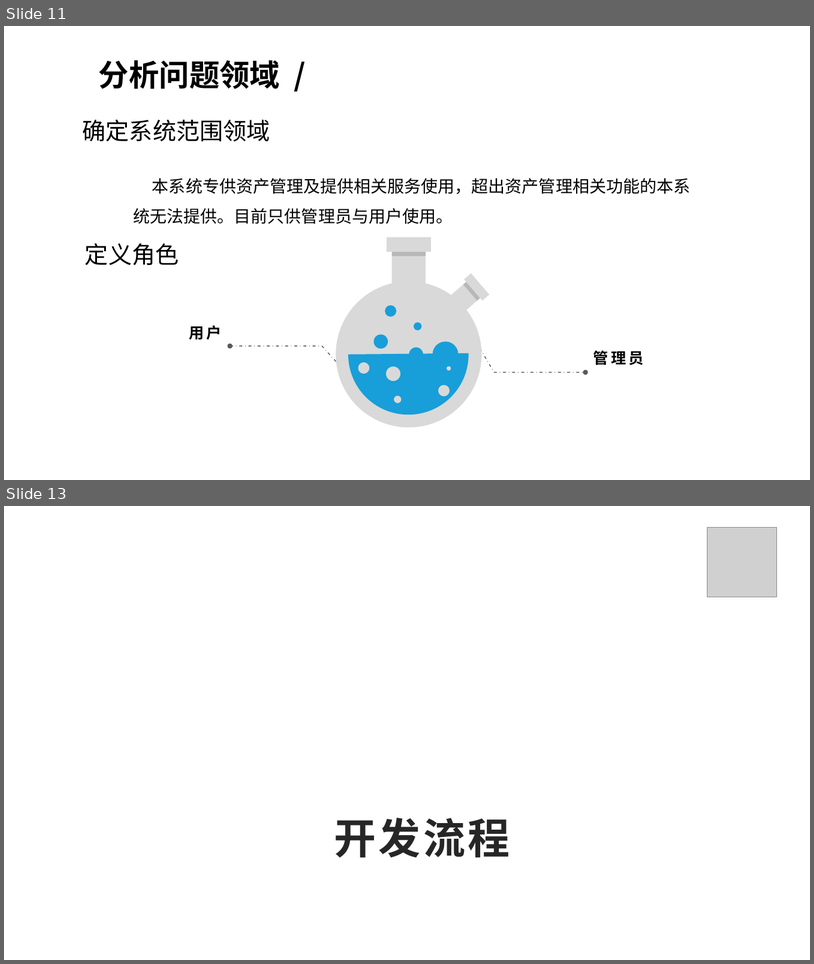
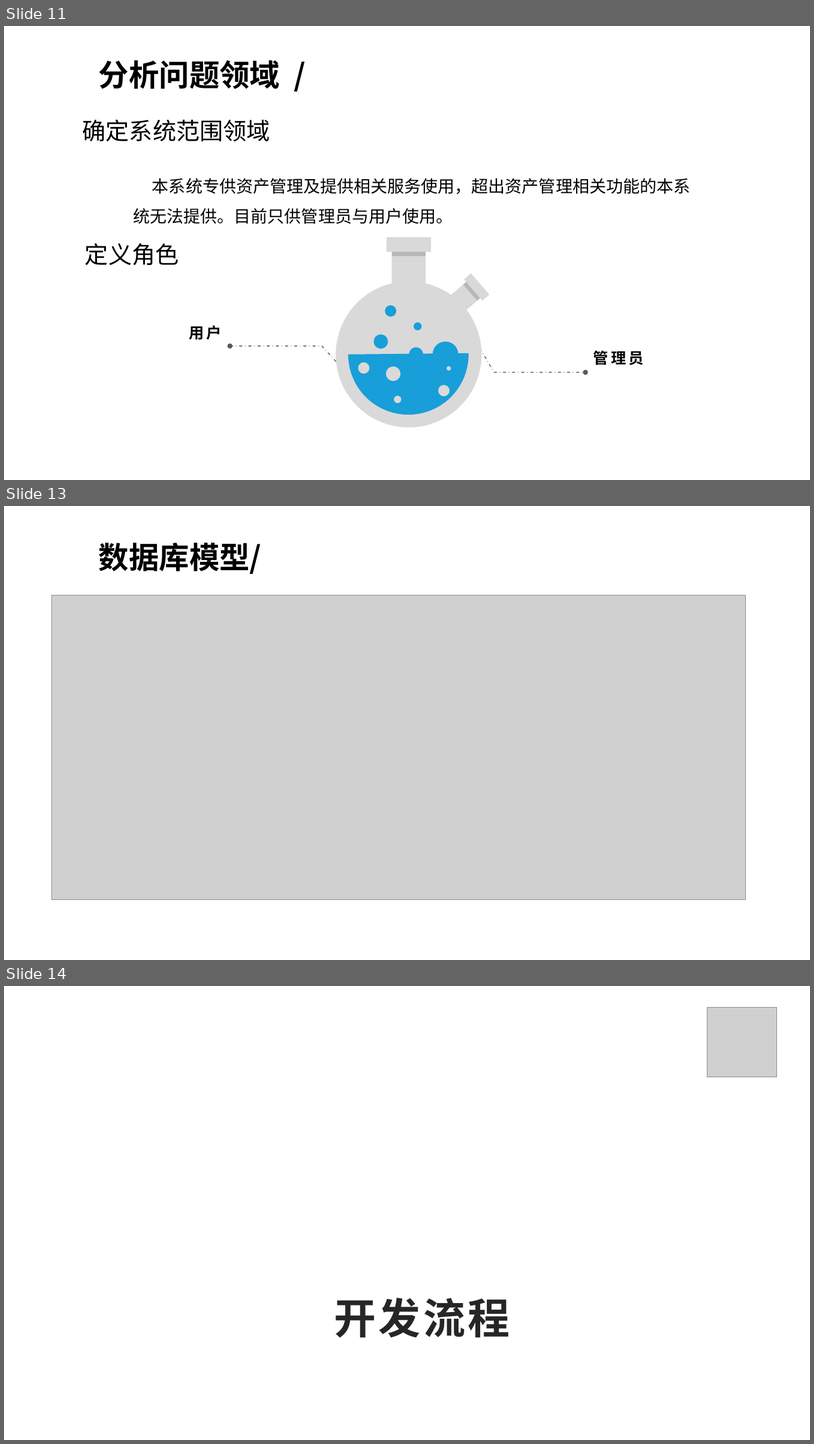
Before and after one commit to upc2018-2019-3/Team17Proj, a slide deck: 固定资产管理系统-17.pptx. Shown one above the other, each under a label of ours: slides 11 and 13 before the commit, slides 11, 13 and 14 after it; the slides between them are not shown. The pictures are 814x964 and 814x1444 pixels, drawn with LibreOffice and Linux fonts; fonts in the diff are those of the drawing; grey boxes stand for pictures; background and template pictures are left out. Boxes give left, top, right and bottom in pixels: in the first picture for what was removed or moved away, otherwise in the second. Text is boxed around its words. In the diff, an @@ line names an element or a change of style, - is before the commit and + after.

```diff
--- a/固定资产管理系统-17.pptx
+++ b/固定资产管理系统-17.pptx
@@ slide 13 added at (x1=4, y1=506, x2=810, y2=960), background #FFFFFF @@
@@ text added at (x1=99, y1=543, x2=262, y2=574), 36 pt, text #000000, bold @@
+数据库模型/
@@ picture added at (x1=52, y1=595, x2=747, y2=899) @@
@@ what was slide 13 is now slide 14 @@
```
Also in this commit, not shown: 4 slides changed, 1 other file.
